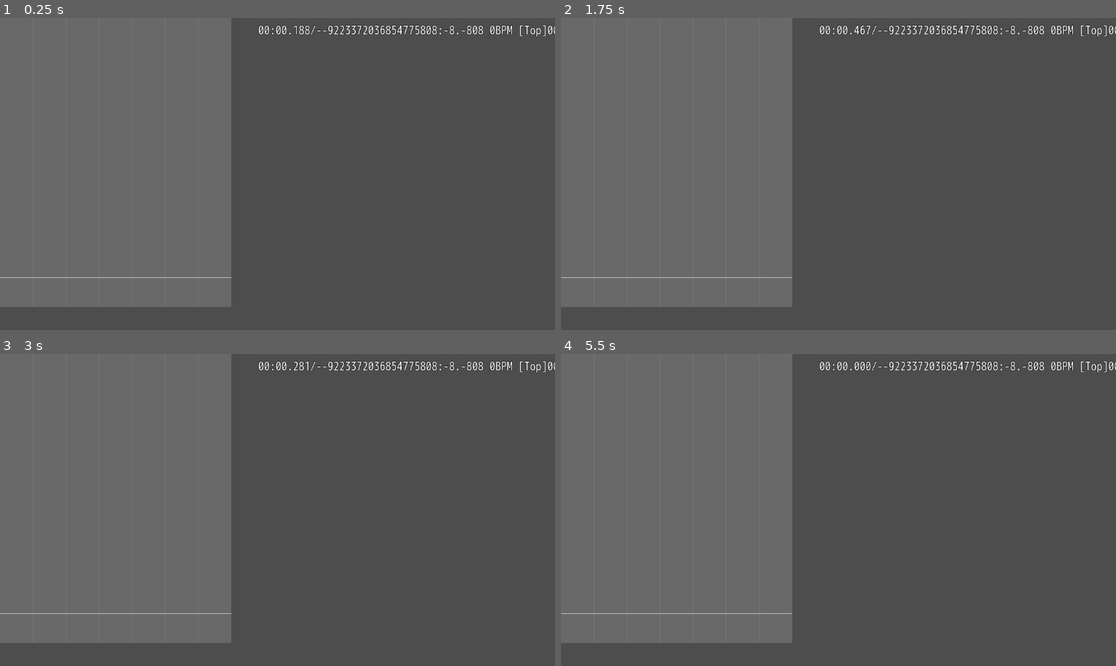
Above: before the commit, frames 1-4 (two rows, left to right).
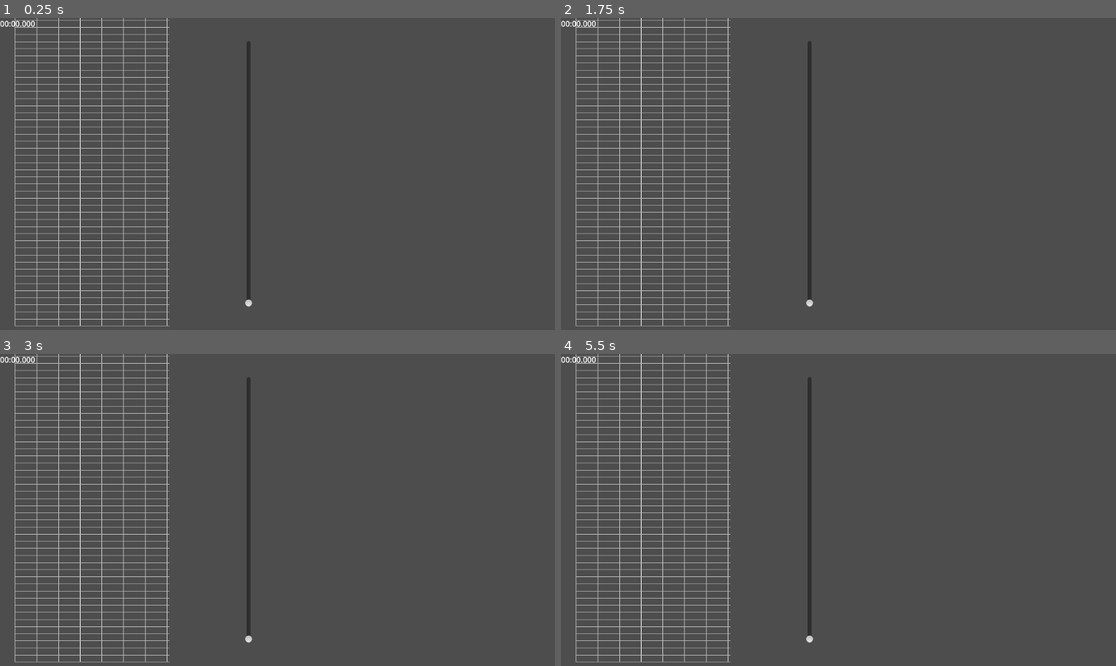
Above: after the commit, the same moments.

Repository: syun77/gd_rhythm_game
Game: Godot game, scene res://src/editor/ScoreEditor.tscn
The game is run twice, just before and just after one commit, with the same random seed, the same clock (stepped at 60 frames per second) and the same inputs. Before the commit the project starts from res://Main.tscn. Sound files missing from this copy of the repository are replaced by a short silence.
Inputs:
- Up to frame 1 (0.25 s): no input
- Up to frame 2 (1.75 s): tap Enter at 0.5 s; tap R (reset) at 1.25 s
- Up to frame 3 (3 s): tap R (reset) at 2, 2.75 s
- Up to frame 4 (5.5 s): tap R (reset) at 3.5, 4.25 s

The runs differ from the first frame. In frame 1, 38% of the frame differs, in the area x 0-100%, y 0-99%; in frame 2, 38%; in frame 3, 38%; in frame 4, 38%.

Commit message:
譜面エディタを実装中

Diff:
--- a/gd_rhythm_game/project.godot
+++ b/gd_rhythm_game/project.godot
@@ -11,7 +11,7 @@
 [application]
 
 config/name="gd_rhythm_game"
-run/main_scene="res://Main.tscn"
+run/main_scene="res://src/editor/ScoreEditor.tscn"
 config/features=PackedStringArray("4.1", "Forward Plus")
 config/icon="res://icon.svg"
 
--- /dev/null
+++ b/gd_rhythm_game/src/editor/ScoreEditor.gd
@@ -0,0 +1,86 @@
+extends Node2D
+# =============================================
+# 譜面エディタ.
+# =============================================
+# ---------------------------------------------
+# const.
+# ---------------------------------------------
+const OFS_X = 32
+const OFS_Y = 0
+const SCORE_WIDTH = 320
+const SCORE_HEIGHT = 640
+
+# ---------------------------------------------
+# onready.
+# ---------------------------------------------
+@onready var _label_base_time = $UILayer/BaseTime
+
+# ---------------------------------------------
+# var.
+# ---------------------------------------------
+var _base_time = 0.0
+var _beat_h = 32.0 # 1拍あたりのノートの高さ.
+var _bpm = 130.0
+var _total_time = 60 * 3
+var _bps = 1.0
+
+# ---------------------------------------------
+# private function.
+# ---------------------------------------------
+## 開始.
+func _ready() -> void:
+	# bpsを計算.
+	_bps = 60.0 / _bpm
+
+## 更新.
+func _process(delta: float) -> void:
+	# UIの更新.
+	_update_ui()
+
+	queue_redraw()
+
+## UIの更新.
+func _update_ui() -> void:
+	_label_base_time.text = TimeMgr.time_to_str(_base_time)
+
+## 描画.
+func _draw() -> void:
+	# 譜面グリッドの描画.
+	_draw_grid_vertical() # 縦
+	_draw_grid_horizontal() # 横.
+
+## 時間に対応するスクリーン座標(Y).
+func _time_to_screen_y(t:float) -> float:
+	var d = t - _base_time
+	return SCORE_HEIGHT - (d * _beat_h)
+
+## 譜面グリッドの描画(縦線).
+func _draw_grid_vertical() -> void:
+	var p1 = Vector2(0, OFS_Y)
+	var p2 = Vector2(0, OFS_Y + SCORE_HEIGHT)
+	var dx = SCORE_WIDTH / TimeMgr.MAX_NOTES
+	for i in range(TimeMgr.MAX_NOTES + 1):
+		var px = OFS_X + (dx * i)
+		p1.x = px
+		p2.x = px
+		draw_line(p1, p2, Color.WHITE)
+
+## 譜面グリッドの描画(横線).
+func _draw_grid_horizontal() -> void:
+	var p1 = Vector2(OFS_X, 0)
+	var p2 = Vector2(OFS_X + SCORE_WIDTH, 0)
+	var t:float = _base_time
+	for i in range(64):
+		var py = _time_to_screen_y(t)
+		p1.y = py
+		p2.y = py
+		draw_line(p1, p2, Color.GRAY)
+		t += _bps
+
+# ---------------------------------------------
+# signal.
+# ---------------------------------------------
+
+## 時間スライダーの値が変化した.
+func _on_time_slider_value_changed(value: float) -> void:
+	_base_time = value
--- /dev/null
+++ b/gd_rhythm_game/src/editor/ScoreEditor.tscn
@@ -0,0 +1,20 @@
+[gd_scene load_steps=2 format=3 uid="uid://bo32q687iblww"]
+
+[ext_resource type="Script" path="res://src/editor/ScoreEditor.gd" id="1_aurr8"]
+
+[node name="ScoreEditor" type="Node2D"]
+script = ExtResource("1_aurr8")
+
+[node name="UILayer" type="CanvasLayer" parent="."]
+
+[node name="BaseTime" type="Label" parent="UILayer"]
+offset_right = 40.0
+offset_bottom = 23.0
+
+[node name="TimeSlider" type="VSlider" parent="UILayer"]
+offset_left = 480.0
+offset_top = 48.0
+offset_right = 552.0
+offset_bottom = 600.0
+
+[connection signal="value_changed" from="UILayer/TimeSlider" to="." method="_on_time_slider_value_changed"]
